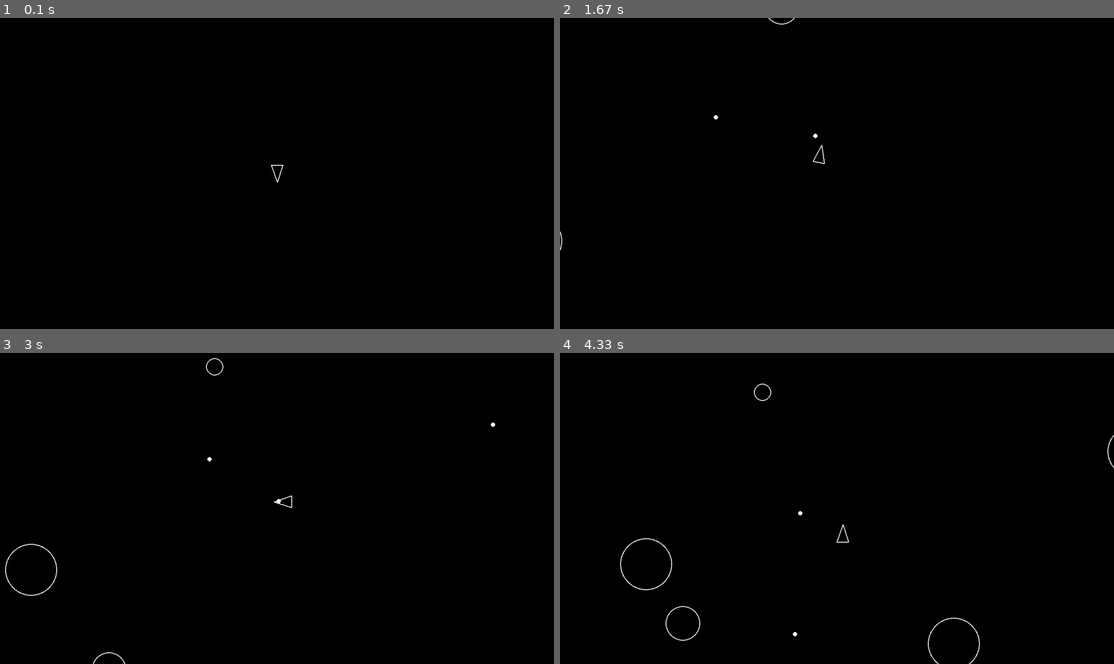
Above: before the commit, frames 1-4 (two rows, left to right).
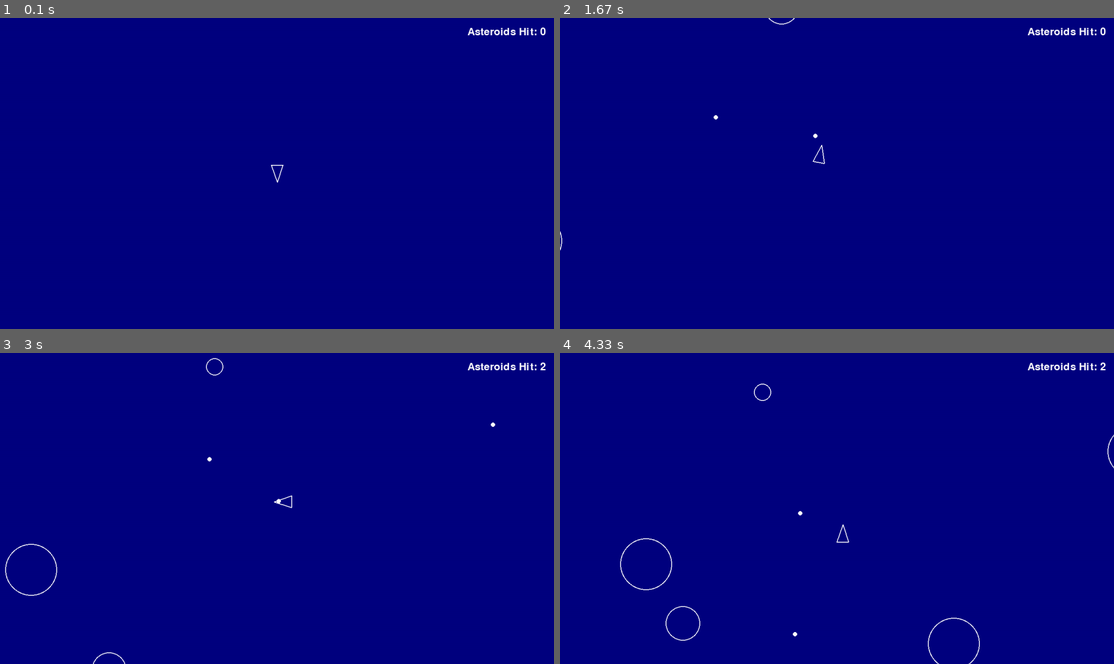
Above: after the commit, the same moments.

Repository: ty-dawkins/pygame-asteroids
Game: pygame game, started from main.py
Same seed, same stepped clock (60 frames per second), same inputs: the game is played once before the commit and once after it.
Inputs:
- Up to frame 1 (0.1 s): no input
- Up to frame 2 (1.67 s): tap Space at 0.33, 0.73, 1.03, 1.23, 1.57 s; hold D 0.67-1.13 s; hold W 1.17-1.47 s; hold D from 1.5 s (still down)
- Up to frame 3 (3 s): tap Space at 1.87, 2.07, 2.37, 2.63, 2.97 s; release D at 1.97 s; hold A 2-2.53 s; hold S 2.57-2.87 s; hold A from 2.9 s (still down)
- Up to frame 4 (4.33 s): tap Space at 3.27, 3.4, 3.8, 4.1 s; release A at 3.3 s; hold W 3.33-3.7 s; hold D from 3.73 s (still down)

The runs differ from the first frame. In frame 1, 100% of the frame differs, in the area x 0-100%, y 0-100%; in frame 2, 100%; in frame 3, 100%; in frame 4, 100%.

Commit message:
Adding shot hit counter, and background color change

Diff:
--- a/main.py
+++ b/main.py
@@ -27,7 +27,7 @@
     Player.containers = (updatable, drawable)
 
     player = Player(SCREEN_WIDTH / 2, SCREEN_HEIGHT / 2)
-
+    shot_count = 0
     dt = 0
 
     while True:
@@ -43,6 +43,7 @@
             if asteroid.collides_with(player):
                 log_event("player_hit")
                 print("Game over!")
+                print(f"Total asteroids hit: {shot_count}")
                 sys.exit()
 
             for shot in shots:
@@ -50,8 +51,15 @@
                     log_event("asteroid_shot")
                     shot.kill()
                     asteroid.split()
+                    shot_count += 1
 
-        screen.fill("black")
+        #fill blue
+        screen.fill("navy blue")
+
+        # Draw the shot count
+        font = pygame.font.Font(None, 36)
+        text = font.render(f"Asteroids Hit: {shot_count}", True, "white")
+        screen.blit(text, (SCREEN_WIDTH - 200, 20))
 
         for obj in drawable:
             obj.draw(screen)
